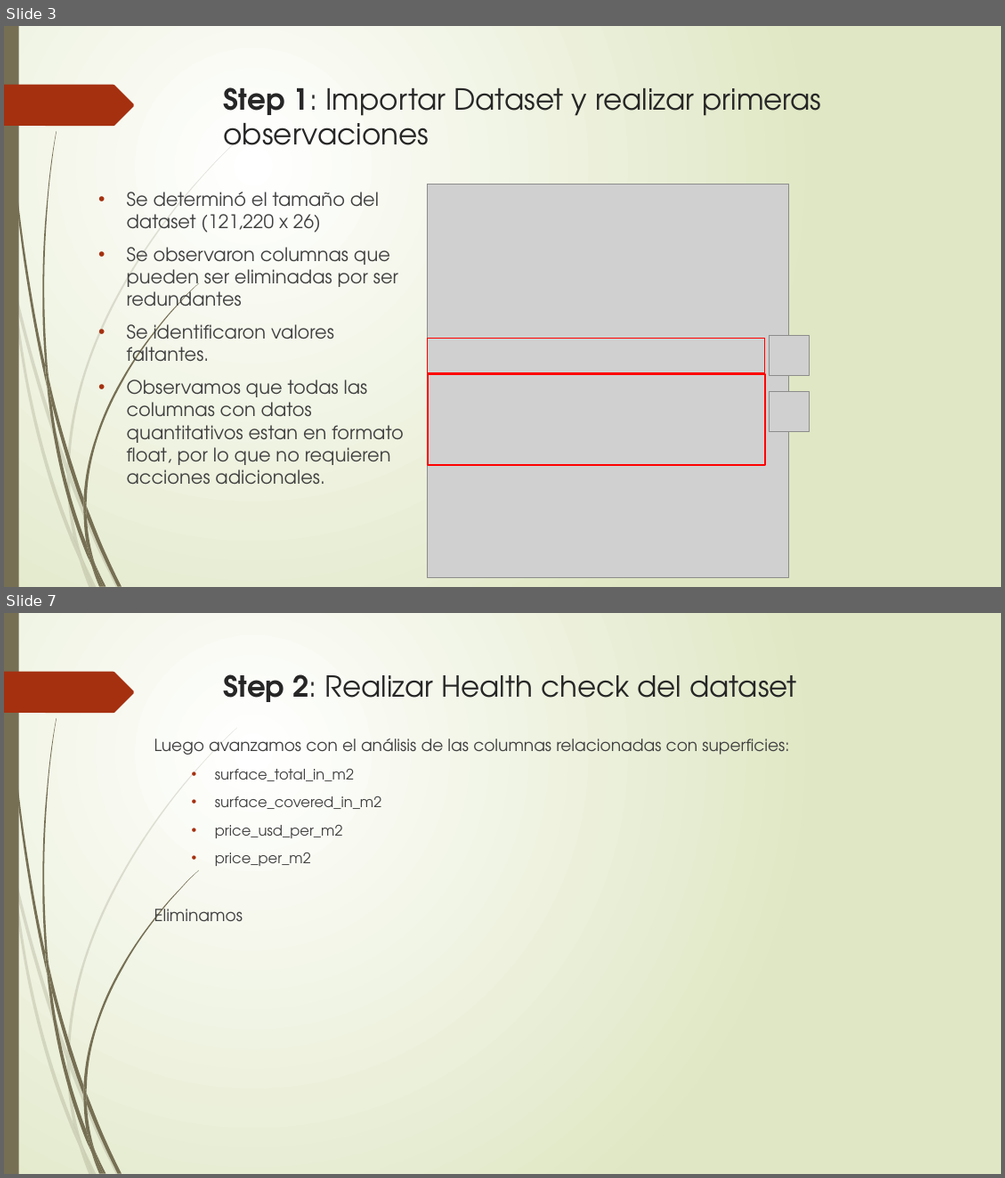
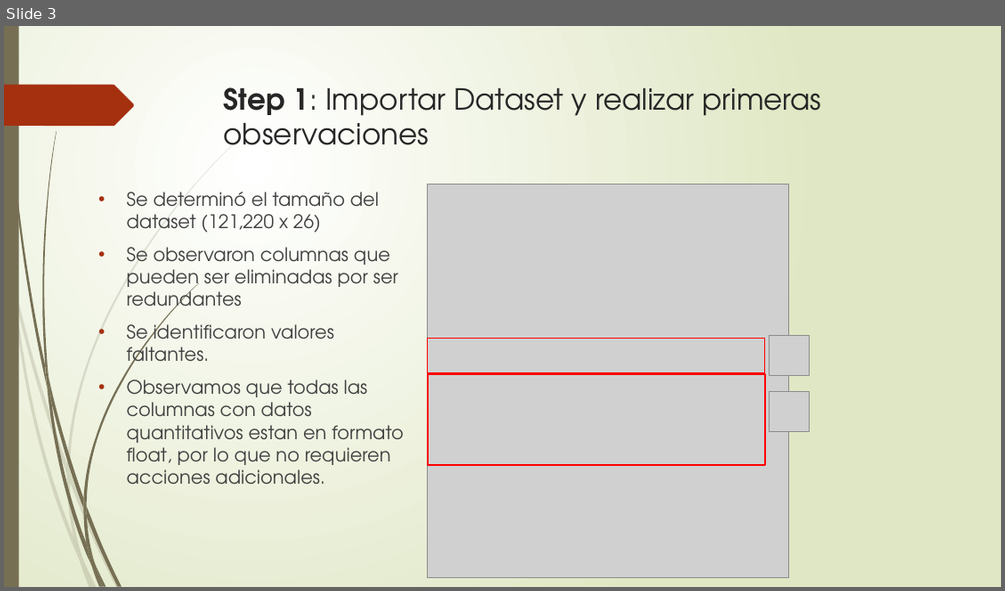
Before and after one commit to gfairhurst/Digitalhouse-Desafio-1, a slide deck: Desafio 1 - Presentacion Grupo 6.pptx. Shown one above the other, each under a label of ours: slides 3 and 7 before the commit, slide 3 after it; the slides between them are not shown. The pictures are 1005x1178 and 1005x591 pixels, drawn with LibreOffice and Linux fonts; fonts in the diff are those of the drawing; grey boxes stand for pictures. Boxes give left, top, right and bottom in pixels: in the first picture for what was removed or moved away, otherwise in the second. Text is boxed around its words. In the diff, an @@ line names an element or a change of style, - is before the commit and + after.

```diff
--- a/Desafio 1 - Presentacion Grupo 6.pptx
+++ b/Desafio 1 - Presentacion Grupo 6.pptx
@@ slide 7 removed at <box>4,613,1001,1174</box>, background gradient #FFFFFF to #DFE8C4; not listed: 24 template elements that a slide beside it also shows @@
@@ title removed at <box>224,674,797,702</box> @@
-Step 2: Realizar Health check del dataset
@@ text removed at <box>154,738,789,921</box> @@
-Luego avanzamos con el análisis de las columnas relacionadas con superficies:
-  • surface_total_in_m2
-  • surface_covered_in_m2
-  • price_usd_per_m2
-  • price_per_m2
-Eliminamos
```
Also in this commit, not shown: 3 slides changed, 6 slides added, 2 other slides removed, 1 other file.
